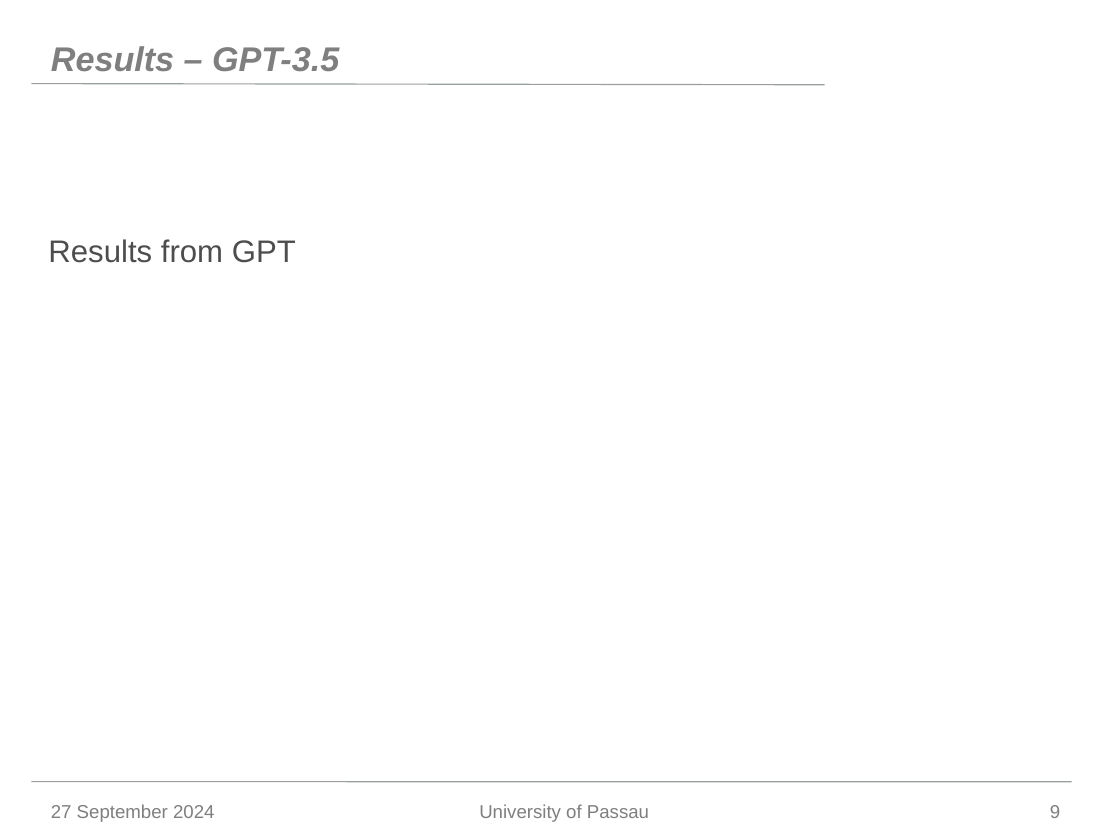
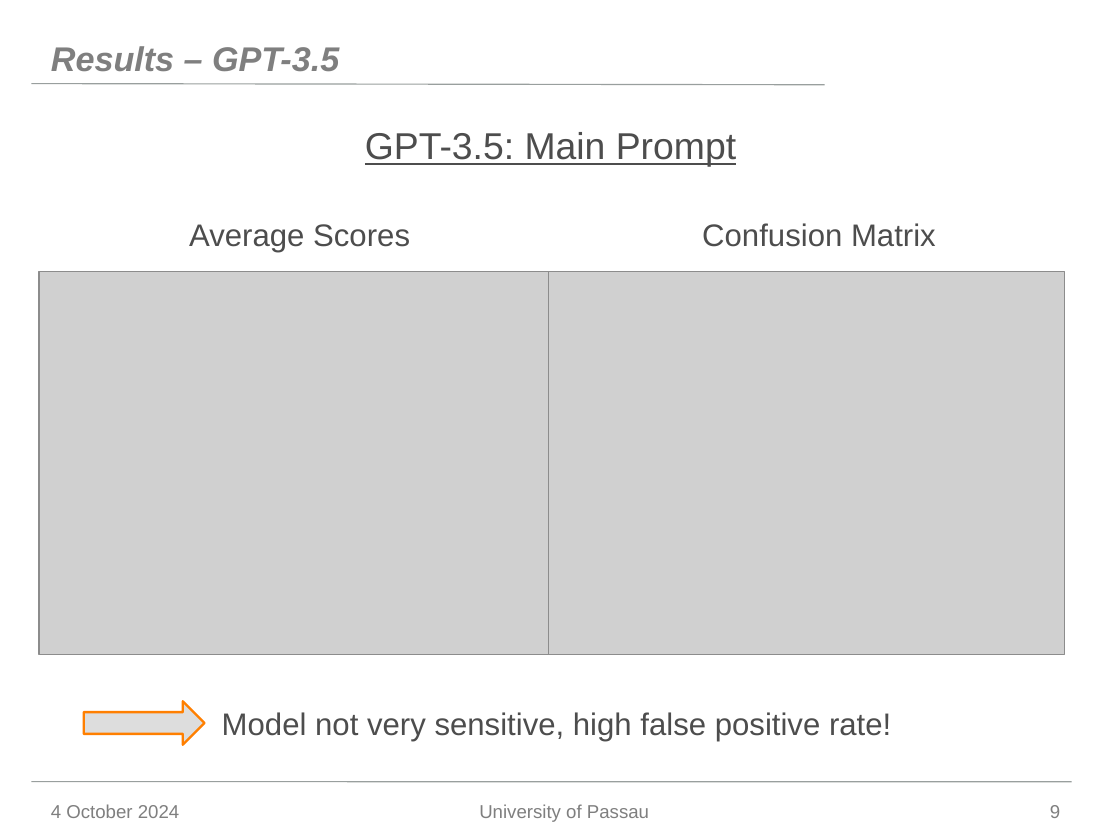
Before and after one commit to Jonas-Barth/bachelor, a slide deck: slide 9 of Writing/Präsentation.pptx. Drawn at 1120x840 pixels with LibreOffice and Linux fonts; fonts in the diff are those of the drawing; grey boxes stand for pictures; background and template pictures are left out. Boxes give left, top, right and bottom in pixels: in the first picture for what was removed or moved away, otherwise in the second. Text is boxed around its words. In the diff, an @@ line names an element or a change of style, - is before the commit and + after.

```diff
--- a/Writing/Präsentation.pptx
+++ b/Writing/Präsentation.pptx
@@ text added at box(365, 132, 736, 167), 24 pt, text #4D4D4D, underline @@
+GPT-3.5: Main Prompt
@@ text removed at box(48, 239, 296, 263) @@
-Results from GPT
@@ text added at box(189, 224, 410, 252), 20 pt, text #4D4D4D @@
+Average Scores
@@ text added at box(702, 223, 936, 247), 20 pt, text #4D4D4D @@
+Confusion Matrix
@@ picture added at box(39, 272, 549, 654) @@
@@ picture added at box(549, 272, 1065, 654) @@
@@ left arrow added at box(84, 701, 205, 745), fill #DDDDDD, outline #FF7F00 1.5 pt @@
@@ text added at box(222, 712, 891, 741), 20 pt, text #4D4D4D @@
+Model not very sensitive, high false positive rate!
@@ text at box(51, 804, 179, 818): text changed @@
-27 September 2024
+4 October 2024
```
Also in this commit, not shown: 7 other slides changed, 12 slides added, 2 slides removed.
